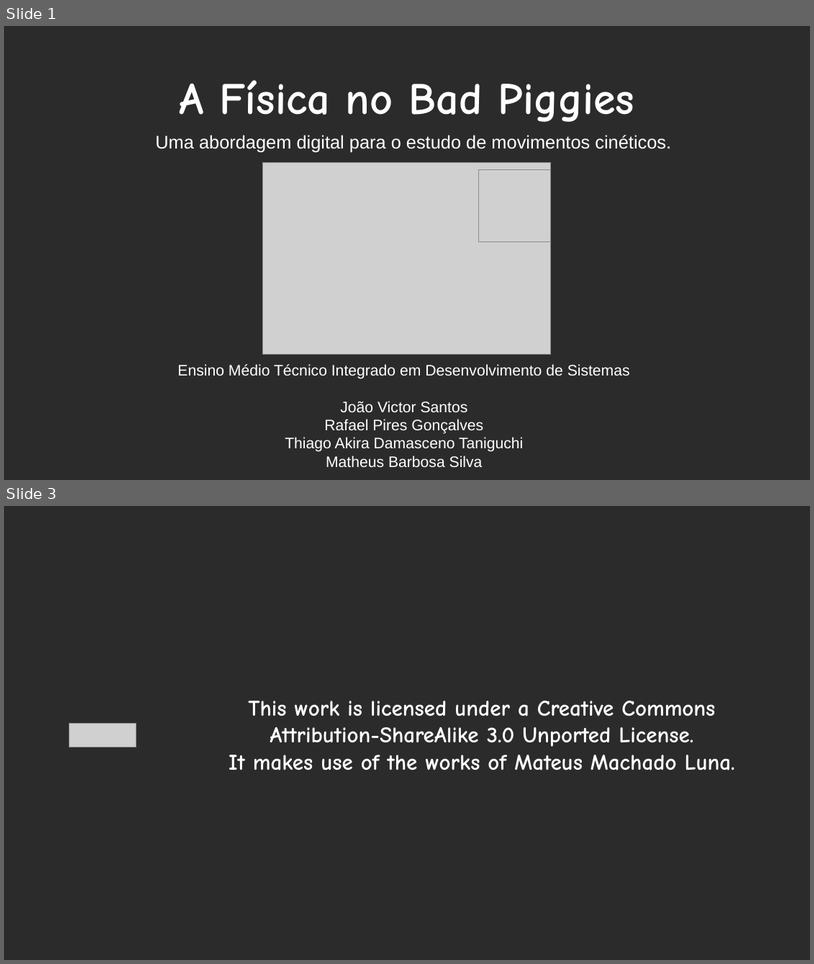
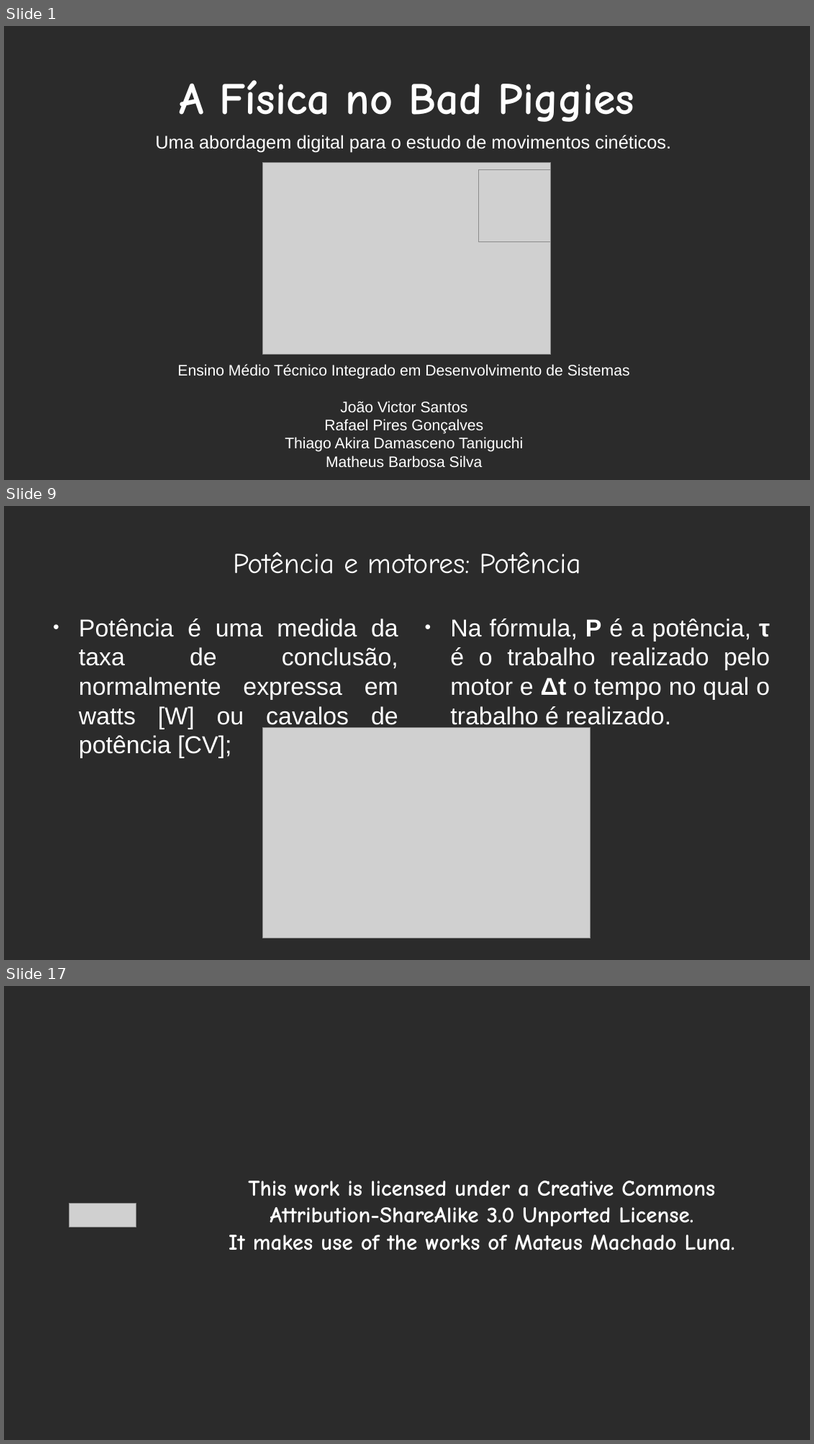
Before and after one commit to ThiagoIFDS23/small-ifsp, a slide deck: Libre Office/Impress/Bad Piggies/Bad Piggies.odp. Shown one above the other, each under a label of ours: slides 1 and 3 before the commit, slides 1, 9 and 17 after it; the slides between them are not shown. The pictures are 814x964 and 814x1444 pixels, drawn with LibreOffice and Linux fonts; fonts in the diff are those of the drawing; grey boxes stand for pictures; background and template pictures are left out; a plain dark background stands for a picture behind light text. Boxes give left, top, right and bottom in pixels: in the first picture for what was removed or moved away, otherwise in the second. Text is boxed around its words. In the diff, an @@ line names an element or a change of style, - is before the commit and + after.

Commit message:
Trabalho do Bad Piggies em progresso

```diff
--- a/Libre Office/Impress/Bad Piggies/Bad Piggies.odp
+++ b/Libre Office/Impress/Bad Piggies/Bad Piggies.odp
@@ slide 9 added at (4,506,810,960), background picture (left out) @@
@@ title added at (233,552,581,574), 28 pt, text #FFFFFF @@
+Potência e motores: Potência
@@ text added at (79,618,399,758), 24 pt, text #FFFFFF @@
+● Potência é uma medida da taxa de conclusão, normalmente expressa em watts [W] ou cavalos de potência [CV];
@@ text added at (450,618,770,729), 24 pt, text #FFFFFF @@
+● Na fórmula, P é a potência, τ é o trabalho realizado pelo motor e Δt o tempo no qual o trabalho é realizado.
@@ picture added at (263,727,591,938) @@
@@ what was slide 3 is now slide 17 @@
```
Also in this commit, not shown: 14 other slides added, 1 slide removed, 4 other files.
